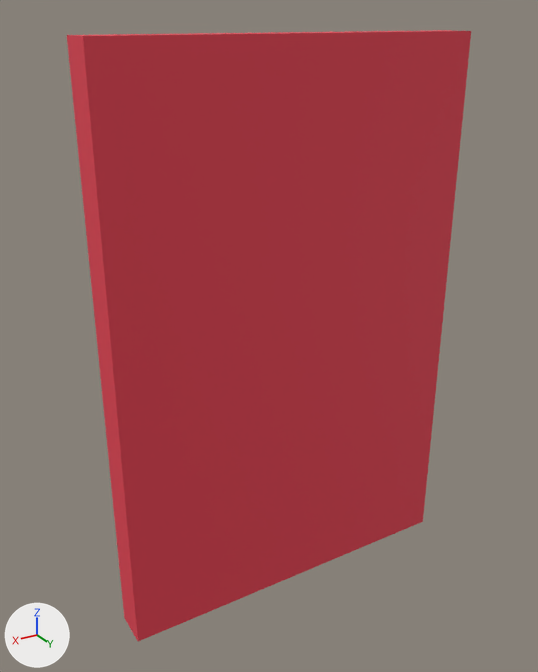
The FBX model Assets/Buildings/fasade.fbx as it was, and as the next commit left it.
Rendered twice from a 50 mm lens placed at (3.96, 3.95, 3.22), pointed at (2.09, 0.84, 1.67). The lights are fixed; the arrows at lower left show +X, +Y and +Z.

Before the edit, the objects in view are built like this:
```python
me_cube_003 = bpy.data.meshes.new('Cube.003')
me_cube_003.from_pydata(...)  # a box spanning x -2.0..0.0, y -0.2..0.0, z 0.0..3.0
me_cube_003.materials.append(mat_red)  # red #e74051
ob_fasade = bpy.data.objects.new('fasade', me_cube_003)
ob_fasade.location = (3.0, 1.0, 0.15)
```
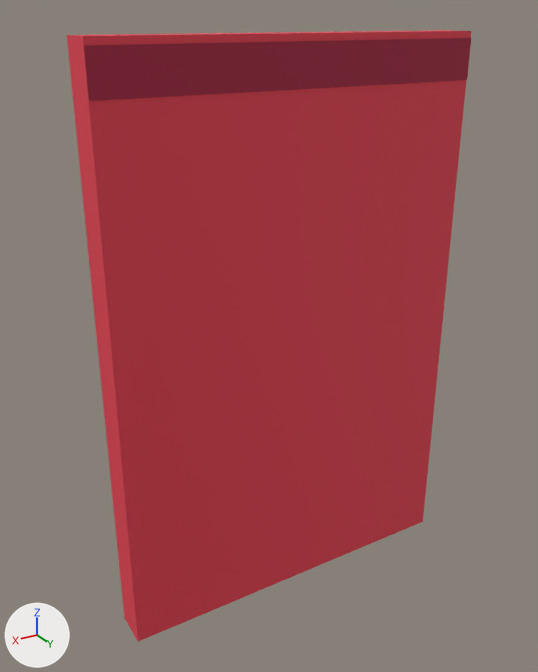
The newer file is also rescaled (x0.01), turned or shifted as a whole; pictures and numbers use the older file's frame.

Boxes (x1, y1, x2, y2) around the edits, measured in the pictures (538 x 672 px):
part 1 of me_cube_003, added (red)
    after: (84, 38, 471, 101)

The change in detail:
Material 'red 2' (mat_red_2) is new.
Its base color is (0.376, 0.0118, 0.0487) (red #a51c3e).
Its roughness is 0.69.
me_cube_003 has 8 vertices, 6 faces and spans x -2.0..0.0, y -0.2..0.0, z 0.0..3.0.
me_cube_003 is used by ob_fasade; location (3.0, 1.0, 0.15).
Verts and faces of me_cube_003; kept vertices keep their numbers, new ones are numbered from 8.
Part 1, on me_cube_003:
New vertex 8 is at (-2.0, 0.01, 2.97), pixel (471, 38).
New vertex 9 is at (0.0, 0.01, 2.97), pixel (83, 45).
New vertex 10 is at (-2.0, 0.01, 2.77), pixel (467, 80).
New vertex 11 is at (0.0, 0.01, 2.77), pixel (89, 101).
New faces: (8, 9, 11, 10) (mat_red_2 (red #a51c3e)).
me_cube_003 now uses material mat_red_2 (red #a51c3e).
